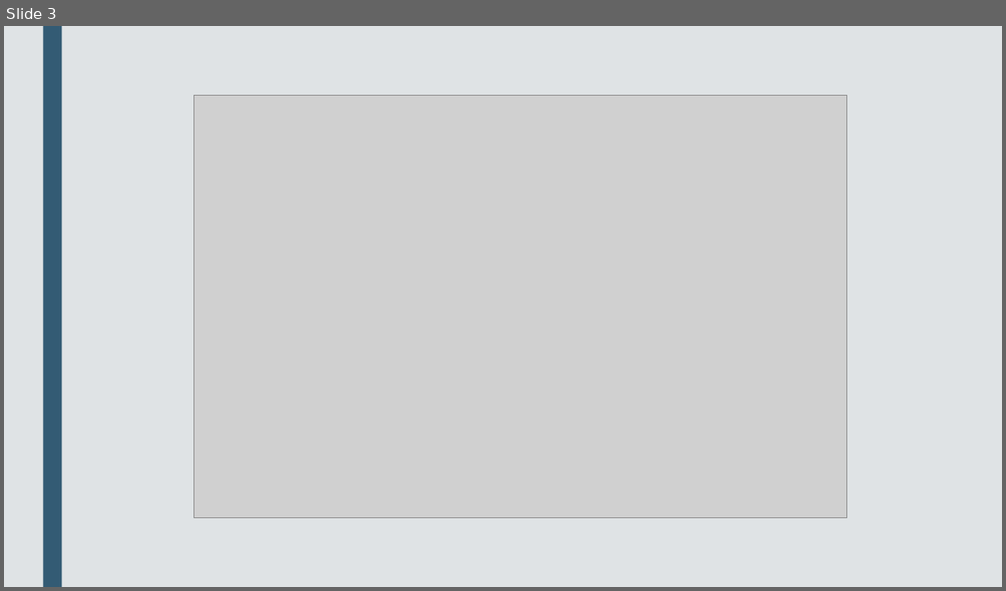
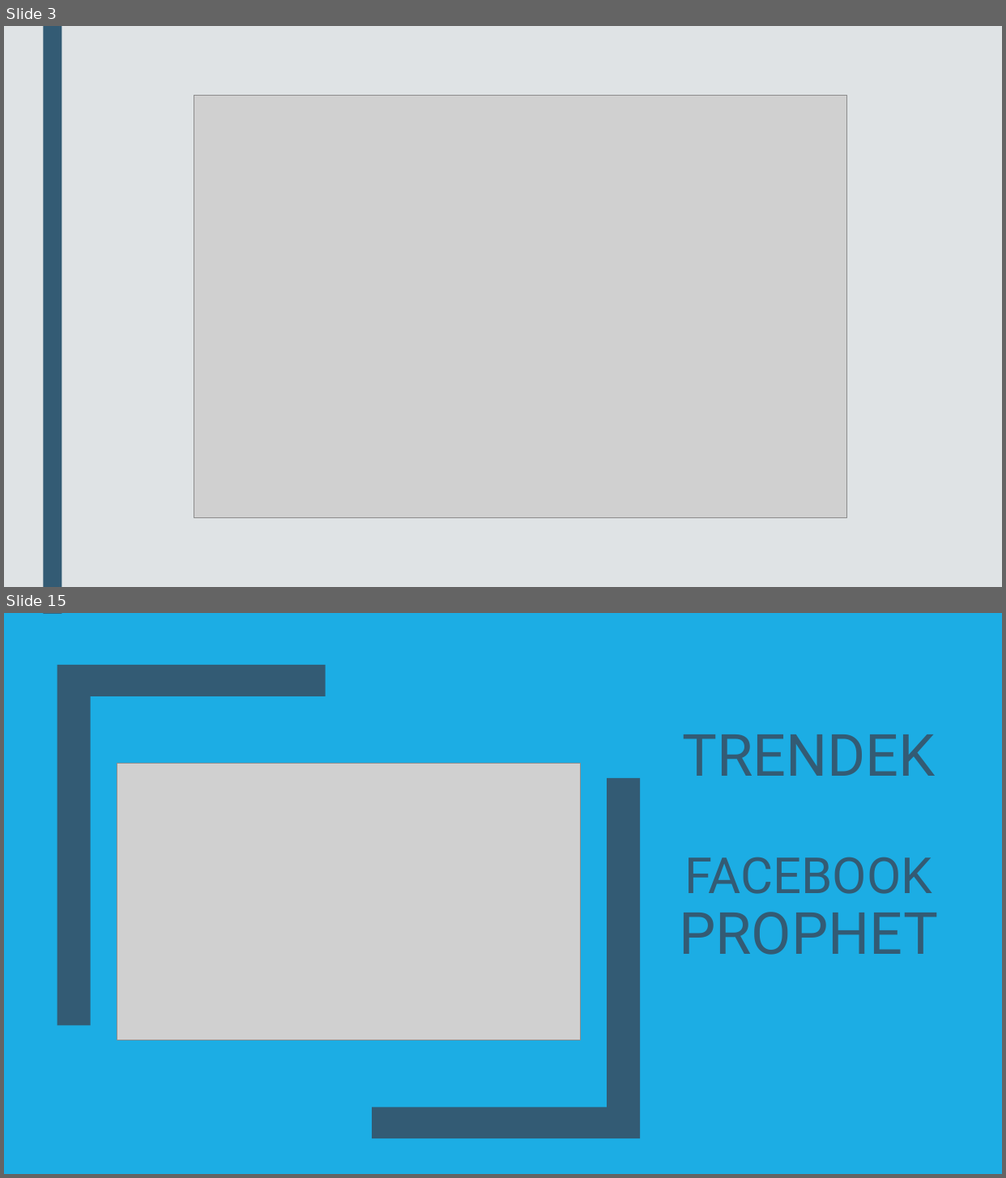
Before and after one commit to OnionKiller/MaVizHF-2022, a slide deck: London Bikesharing.pptx. Shown one above the other, each under a label of ours: slide 3 before the commit, slides 3 and 15 after it; the slides between them are not shown. The pictures are 1006x591 and 1006x1178 pixels, drawn with LibreOffice and Linux fonts; fonts in the diff are those of the drawing; grey boxes stand for pictures. Boxes give left, top, right and bottom in pixels: in the first picture for what was removed or moved away, otherwise in the second. Text is boxed around its words. In the diff, an @@ line names an element or a change of style, - is before the commit and + after.

```diff
--- a/London Bikesharing.pptx
+++ b/London Bikesharing.pptx
@@ slide 15 added at (x1=4, y1=613, x2=1002, y2=1174), background #1CADE4; not listed: 1 template element that a slide beside it also shows @@
@@ rectangle added at (x1=4, y1=614, x2=1002, y2=1174), fill #1CADE4 @@
@@ freeform shape added at (x1=57, y1=665, x2=325, y2=1025), fill #335B74 @@
@@ title added at (x1=679, y1=735, x2=938, y2=955), 56 pt, text #335B74 @@
+TRENDEK
+FACEBOOK
+PROPHET
@@ picture added at (x1=117, y1=764, x2=581, y2=1041) @@
@@ freeform shape added at (x1=373, y1=778, x2=641, y2=1139), fill #335B74 @@
```
Also in this commit, not shown: 4 slides changed, 11 other slides added.
